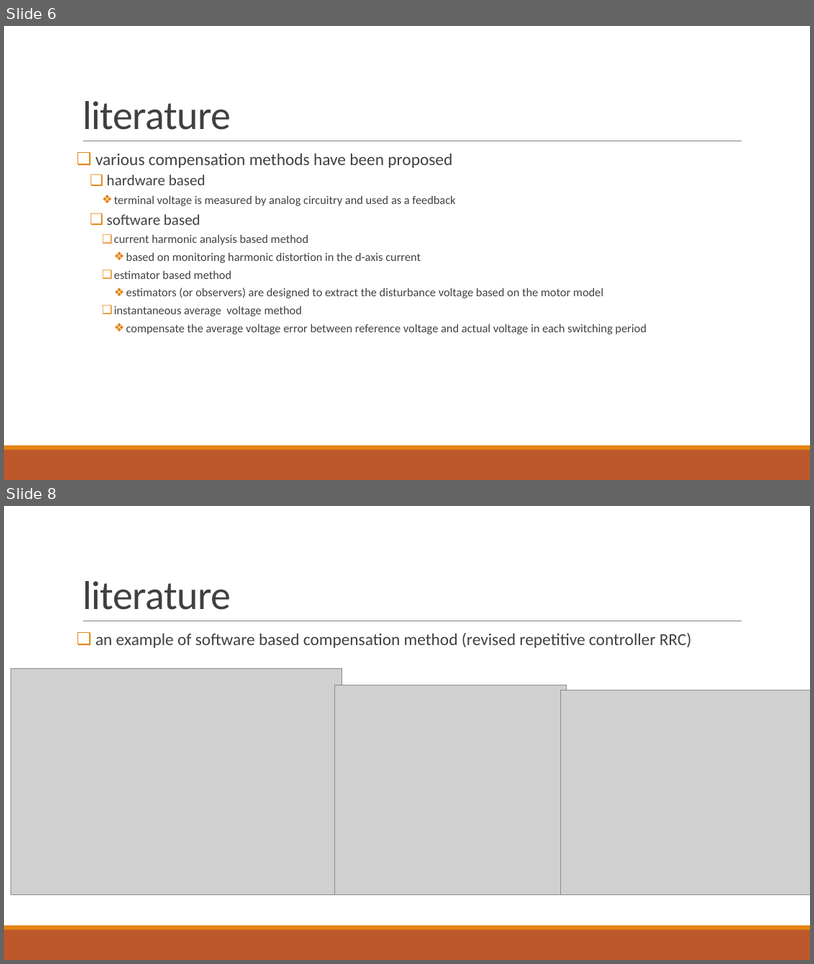
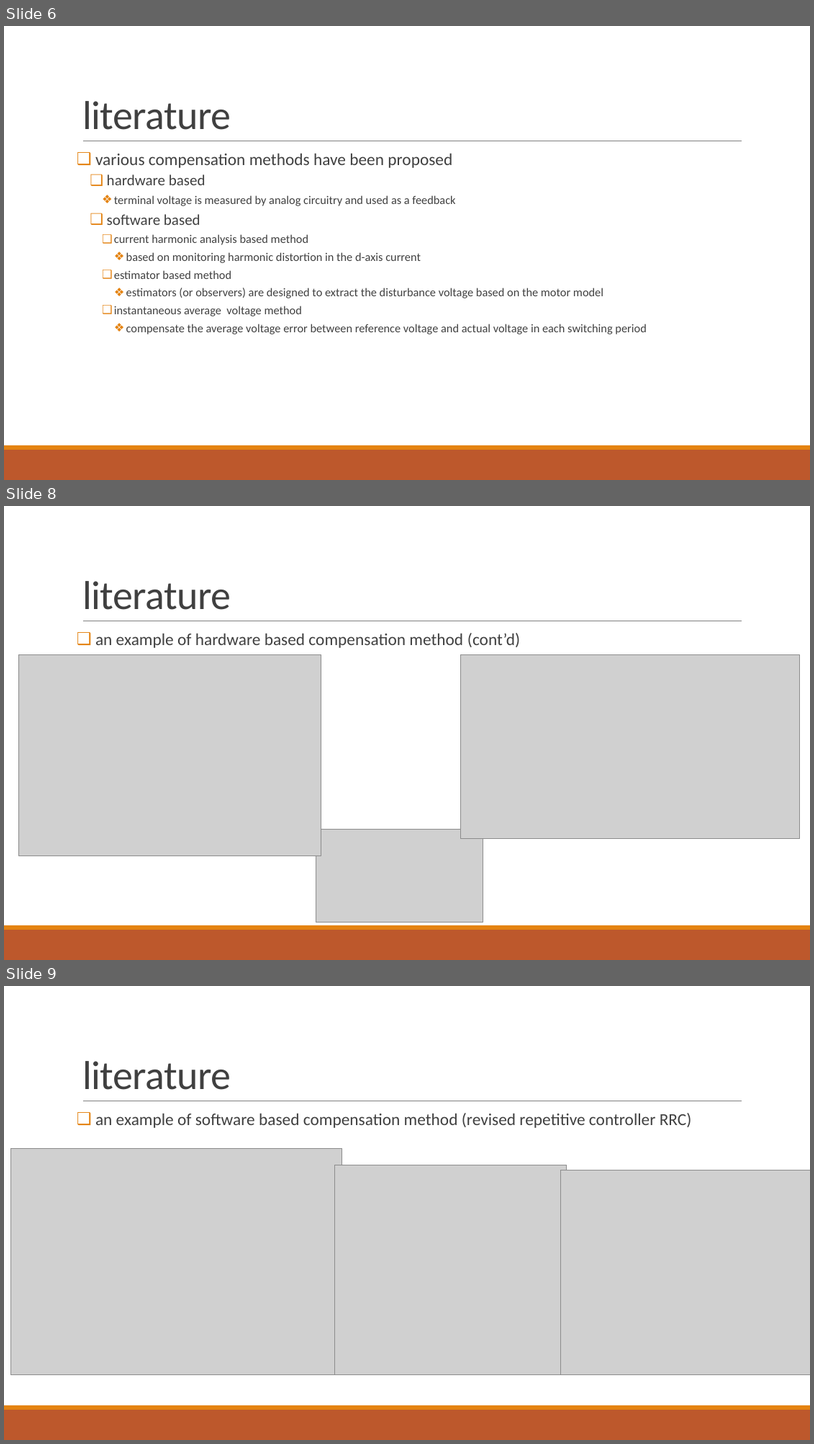
Before and after one commit to hyuruk/doktora, a slide deck: tik/tikMay2018.pptx. Shown one above the other, each under a label of ours: slides 6 and 8 before the commit, slides 6, 8 and 9 after it; the slides between them are not shown. The pictures are 814x964 and 814x1444 pixels, drawn with LibreOffice and Linux fonts; fonts in the diff are those of the drawing; grey boxes stand for pictures. Boxes give left, top, right and bottom in pixels: in the first picture for what was removed or moved away, otherwise in the second. Text is boxed around its words. In the diff, an @@ line names an element or a change of style, - is before the commit and + after.

```diff
--- a/tik/tikMay2018.pptx
+++ b/tik/tikMay2018.pptx
@@ slide 8 added at (4,506,810,960), background #FFFFFF; not listed: 3 template elements that a slide beside it also shows @@
@@ title added at (82,581,231,610), 48 pt, text #404040 @@
+literature
@@ text added at (95,633,520,648), 20 pt, text #404040 @@
+❑ an example of hardware based compensation method (cont’d)
@@ picture added at (18,655,322,856) @@
@@ picture added at (460,655,800,839) @@
@@ picture added at (316,829,483,922) @@
@@ what was slide 8 is now slide 9 @@
```
Also in this commit, not shown: 4 slides changed, 4 other slides added, 2 other files.
